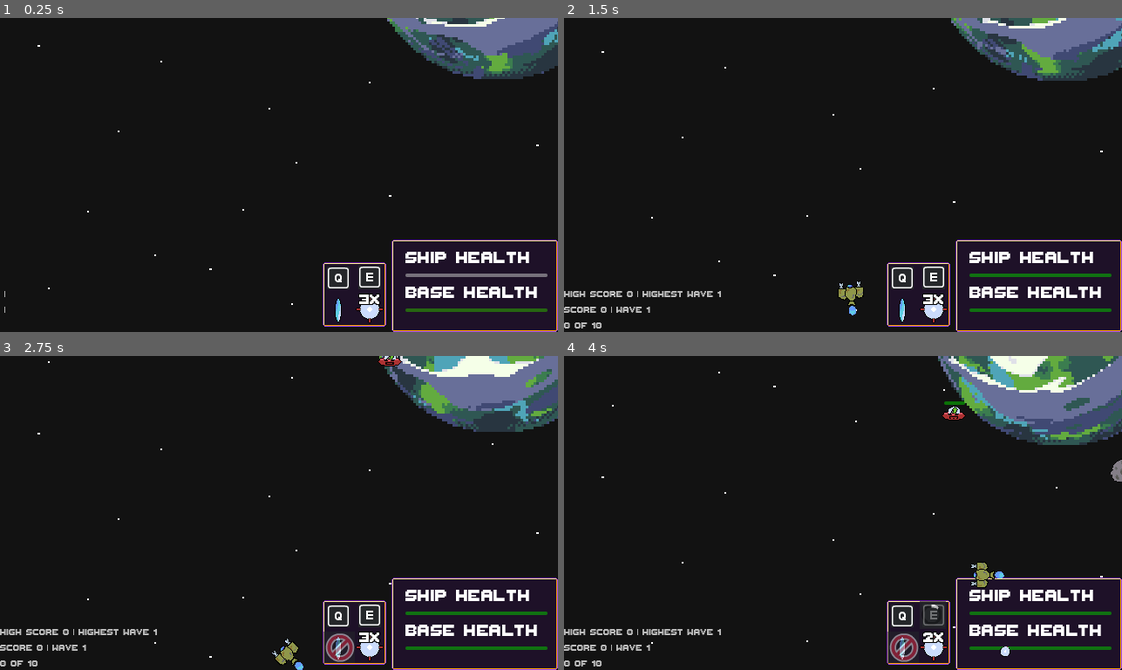
Above: before the commit, frames 1-4 (two rows, left to right).
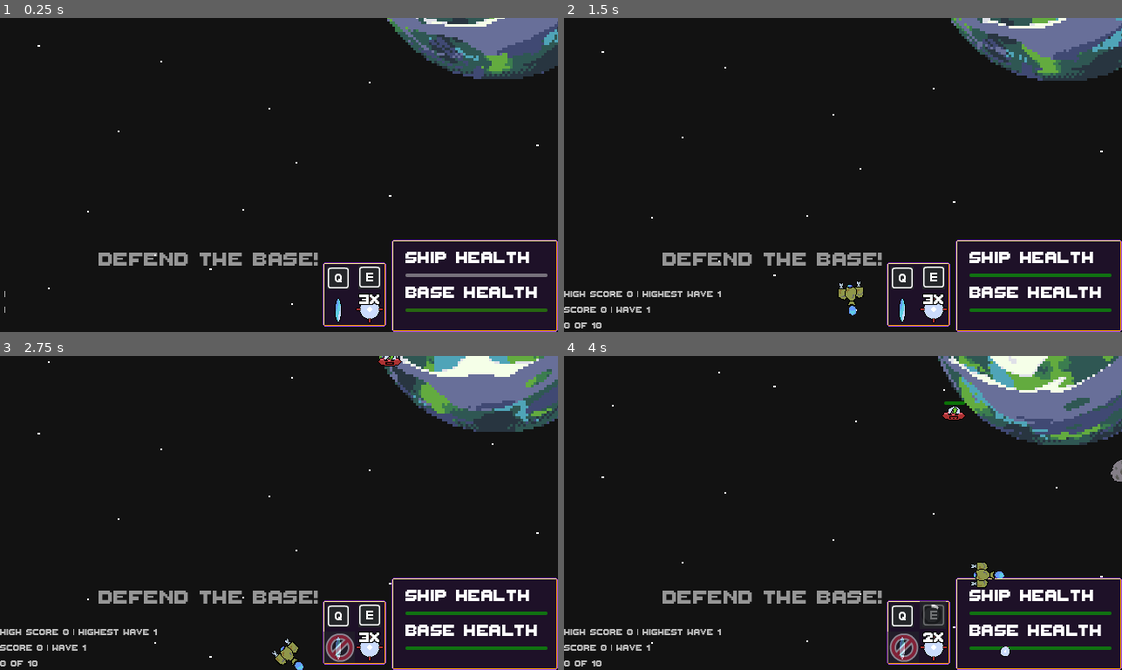
Above: after the commit, the same moments.

Repository: shua-10/space_invader_training_1
Game: Godot game, scene res://Scenes/level_1.tscn
Same seed, same stepped clock (60 frames per second), same inputs: the game is played once before the commit and once after it.
Inputs (mouse positions are in pixels of both pictures, inside the frame that each line leads up to):
- Up to frame 1 (0.25 s): no input
- Up to frame 2 (1.5 s): move the mouse to (965, 159) at 0.52 s; hold D (move_right) 0.53-1.25 s; tap E (deploy_missle) at 0.6 s; click "START GAME" at 1.25 s
- Up to frame 3 (2.75 s): move the mouse to (167, 528) at 2.02 s; hold S (move_down) from 2.03 s (still down); tap Q (rapid_fire) at 2.1 s
- Up to frame 4 (4 s): move the mouse to (898, 443) at 2.77 s; release S (move_down) at 2.78 s; hold D (move_right) 2.78-3.53 s; hold Space (shoot) 2.78-3.53 s; move the mouse to (815, 575) at 3.52 s; hold W (move_up) from 3.53 s (still down); tap E (deploy_missle) at 3.6 s

The runs differ from the first frame. In frame 1, 1.1% of the frame differs, in the area x 17-58%, y 74-79%; in frame 2, 1.1%; in frame 3, 1.1%; in frame 4, 1.1%.

Commit message:
added music control slider

Diff:
--- a/Scenes/carrier_ship.tscn
+++ b/Scenes/carrier_ship.tscn
@@ -163,7 +163,7 @@
 
 [node name="HealthComponent" type="Node2D" parent="."]
 script = ExtResource("3_ahd2g")
-max_health = 10
+max_health = 50
 
 [node name="HitBoxComponent" type="Area2D" parent="." node_paths=PackedStringArray("health_component")]
 collision_layer = 6
--- a/Scenes/level_1.tscn
+++ b/Scenes/level_1.tscn
@@ -1799,6 +1799,16 @@
 script = SubResource("GDScript_sjoh1")
 level = NodePath("../../../../..")
 
+[node name="defend_base_label" type="Label" parent="player_ui"]
+modulate = Color(1, 1, 1, 0.556863)
+offset_left = 113.0
+offset_top = 260.0
+offset_right = 428.0
+offset_bottom = 309.0
+theme = ExtResource("20_ly35w")
+theme_override_font_sizes/font_size = 35
+text = "DEFEND THE BASE!"
+
 [node name="Menus" type="CanvasLayer" parent="."]
 layer = 100
 
--- a/Scenes/options_menu.gd
+++ b/Scenes/options_menu.gd
@@ -2,9 +2,18 @@
 
 var current_window_mode = 0
 @export var show_stats_menu: Control
+@onready var h_slider: HSlider = $PanelContainer/Panel/VBoxContainer/HSlider
+
+
+func _process(delta: float) -> void:
+	pass
+
 
 func _ready() -> void:
 	current_window_mode = Game_Data.current_window_mode
+	h_slider.max_value = 0
+	h_slider.min_value = -20
+	h_slider.value = Sfx.game_music.volume_db
 
 func _on_back_button_pressed() -> void:
 	%pause_menu.visible = true
@@ -35,3 +44,8 @@
 func _on_show_stats_pressed() -> void:
 	show_stats_menu.visible = true
 	Sfx.play_button_press()
+
+
+func _on_h_slider_value_changed(value: float) -> void:
+	Sfx.game_music.volume_db = value
+	Sfx.explosion_sound.volume_db = value
--- a/Scenes/options_menu.tscn
+++ b/Scenes/options_menu.tscn
@@ -80,6 +80,13 @@
 popup/item_4/text = "2560 x 1440"
 popup/item_4/id = 3
 
+[node name="HSlider" type="HSlider" parent="PanelContainer/Panel/VBoxContainer"]
+process_mode = 3
+layout_mode = 2
+min_value = -20.0
+max_value = 10.0
+value = -15.0
+
 [node name="show_stats" type="Button" parent="PanelContainer/Panel/VBoxContainer"]
 layout_mode = 2
 text = "show stats"
@@ -90,5 +97,6 @@
 
 [connection signal="item_selected" from="PanelContainer/Panel/VBoxContainer/display_options" to="." method="_on_display_options_item_selected"]
 [connection signal="item_selected" from="PanelContainer/Panel/VBoxContainer/OptionButton" to="." method="_on_option_button_item_selected"]
+[connection signal="value_changed" from="PanelContainer/Panel/VBoxContainer/HSlider" to="." method="_on_h_slider_value_changed"]
 [connection signal="pressed" from="PanelContainer/Panel/VBoxContainer/show_stats" to="." method="_on_show_stats_pressed"]
 [connection signal="pressed" from="PanelContainer/Panel/VBoxContainer/back_button" to="." method="_on_back_button_pressed"]
